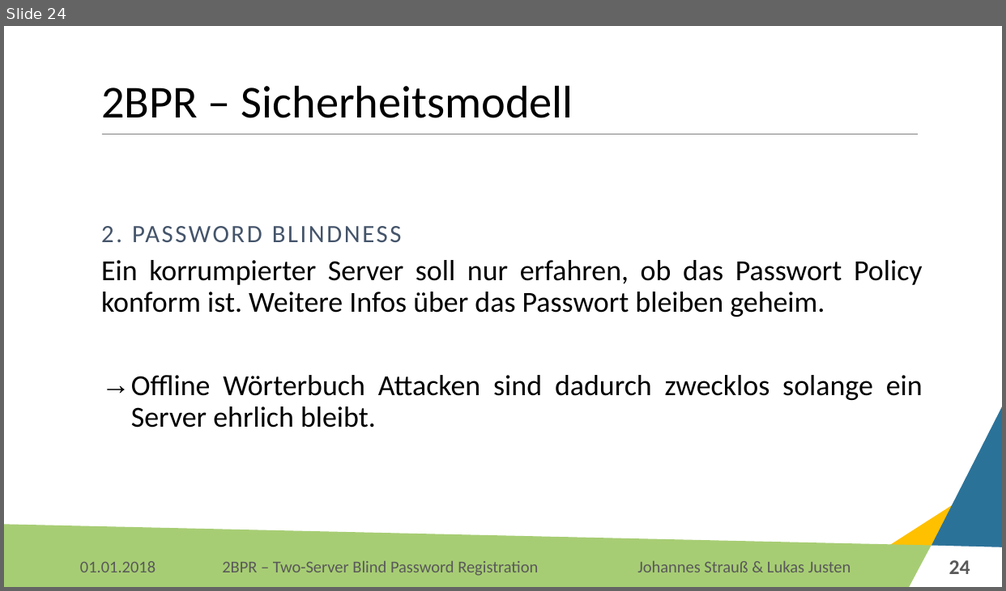
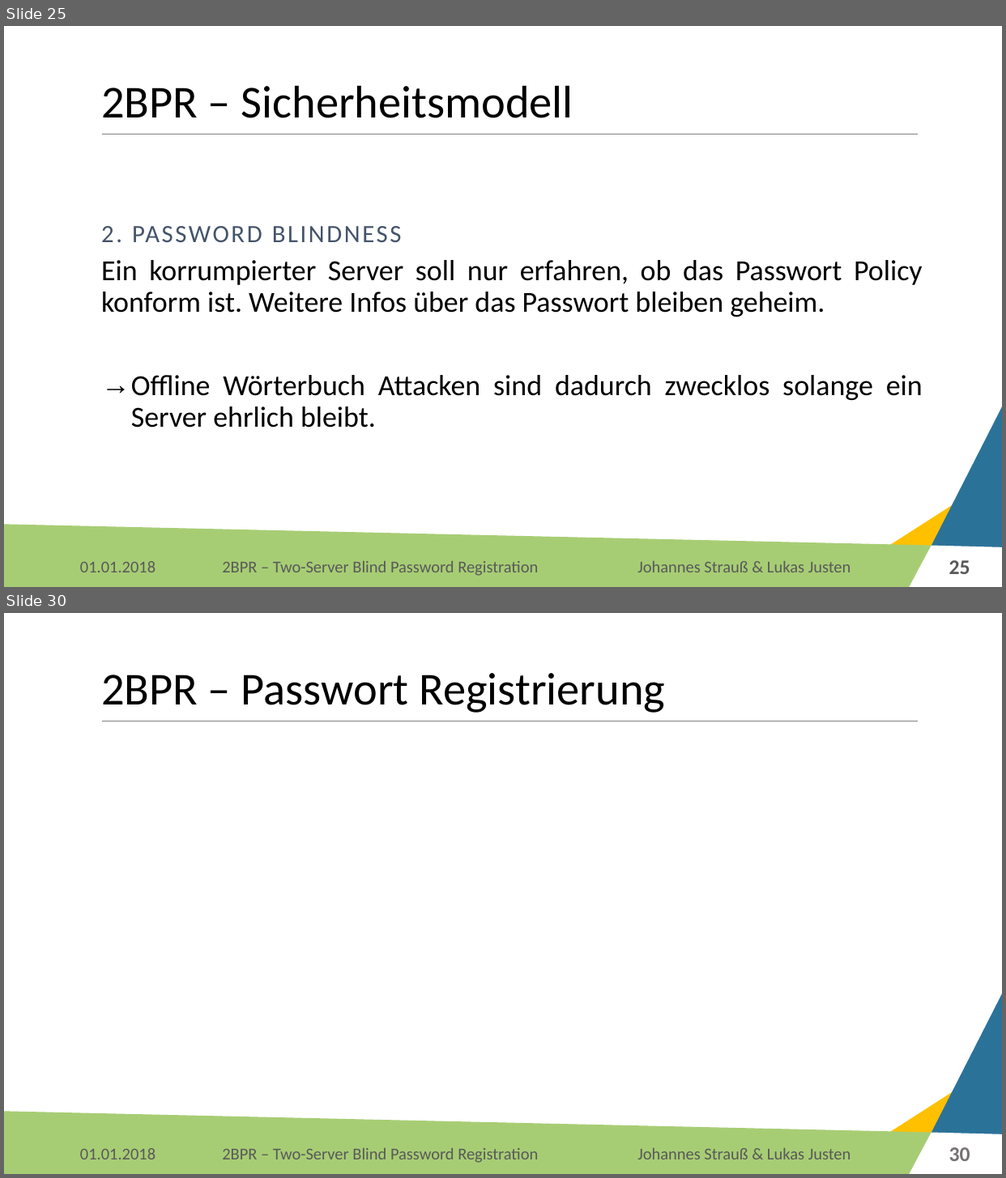
Before and after one commit to Lukas-Justen/IT-Security-2BPR, a slide deck: 2BPR.pptx. Shown one above the other, each under a label of ours: slide 24 before the commit, slides 25 and 30 after it; the slides between them are not shown. The pictures are 1006x591 and 1006x1178 pixels, drawn with LibreOffice and Linux fonts; fonts in the diff are those of the drawing; background and template pictures are left out. Boxes give left, top, right and bottom in pixels: in the first picture for what was removed or moved away, otherwise in the second. Text is boxed around its words. In the diff, an @@ line names an element or a change of style, - is before the commit and + after.

```diff
--- a/2BPR.pptx
+++ b/2BPR.pptx
@@ slide 30 added at (4, 613, 1002, 1174), background #FFFFFF; not listed: 6 template elements that a slide beside it also shows @@
@@ title added at (101, 673, 666, 713), 44 pt, text #000000 @@
+2BPR – Passwort Registrierung
@@ text added at (80, 1148, 155, 1160), 16 pt, text #595959 @@
+01.01.2018
@@ text added at (637, 1148, 851, 1160), 16 pt, text #595959 @@
+Johannes Strauß & Lukas Justen
@@ page number added at (949, 1148, 970, 1161), 20 pt, text #767171, bold @@
+30
@@ what was slide 24 is now slide 25 @@
@@ page number at (949, 561, 970, 574): text changed @@
-24
+25
```
Also in this commit, not shown: 6 slides changed, 8 other slides added.
